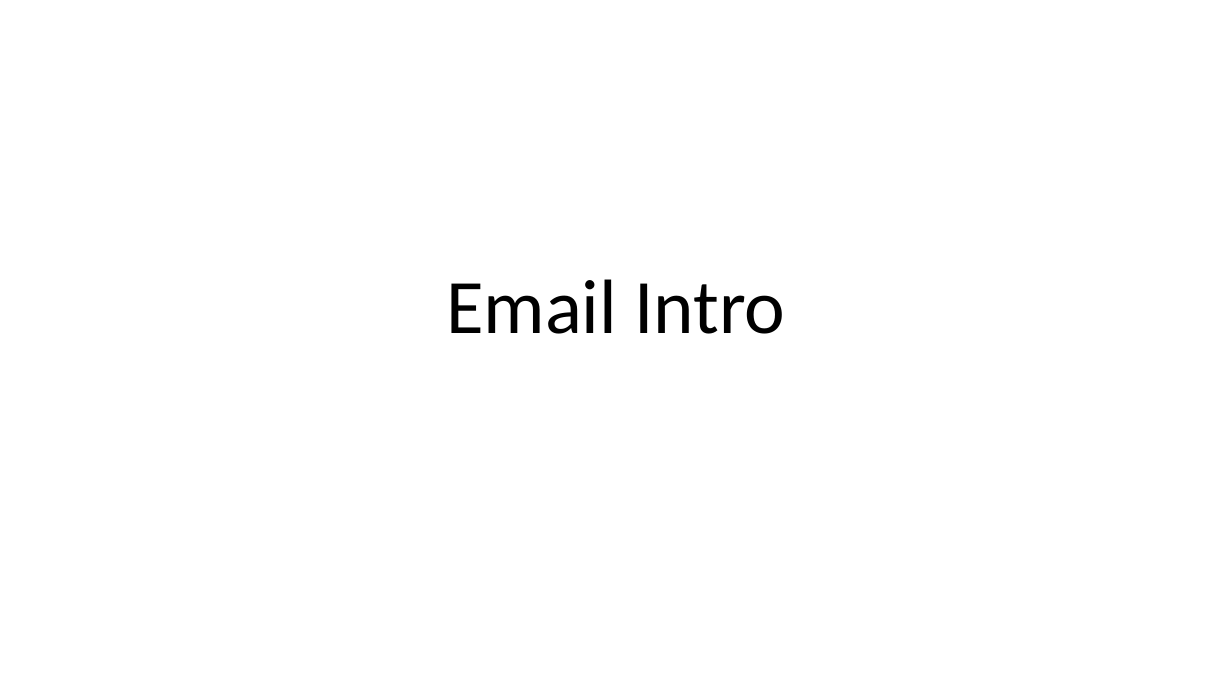
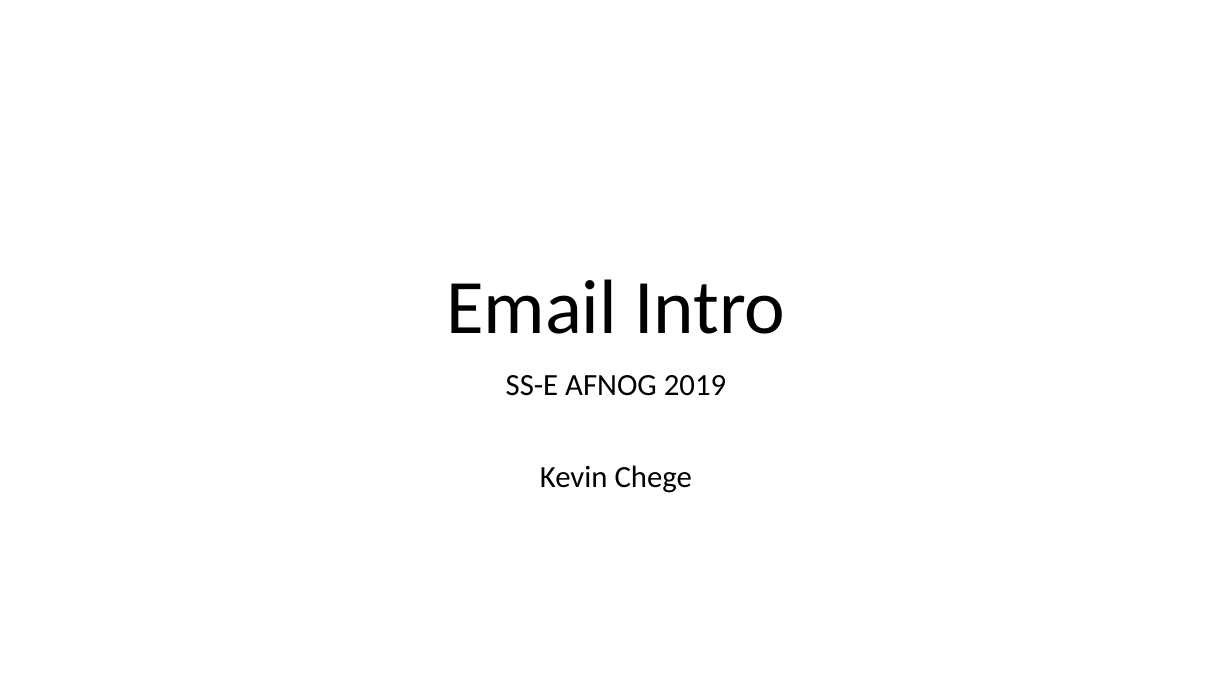
Before and after one commit to afnog/sse, a slide deck: slide 1 of postfix/postfix_preso.pptx. Drawn at 1232x693 pixels with LibreOffice and Linux fonts; fonts in the diff are those of the drawing. Boxes give left, top, right and bottom in pixels: in the first picture for what was removed or moved away, otherwise in the second. Text is boxed around its words. In the diff, an @@ line names an element or a change of style, - is before the commit and + after.

Commit message:
email slides update

```diff
--- a/postfix/postfix_preso.pptx
+++ b/postfix/postfix_preso.pptx
@@ subtitle added at [506, 375, 726, 493], 24 pt, text #000000 @@
+SS-E AFNOG 2019
+Kevin Chege
```
Also in this commit, not shown: 1 slide added, 5 other files.
